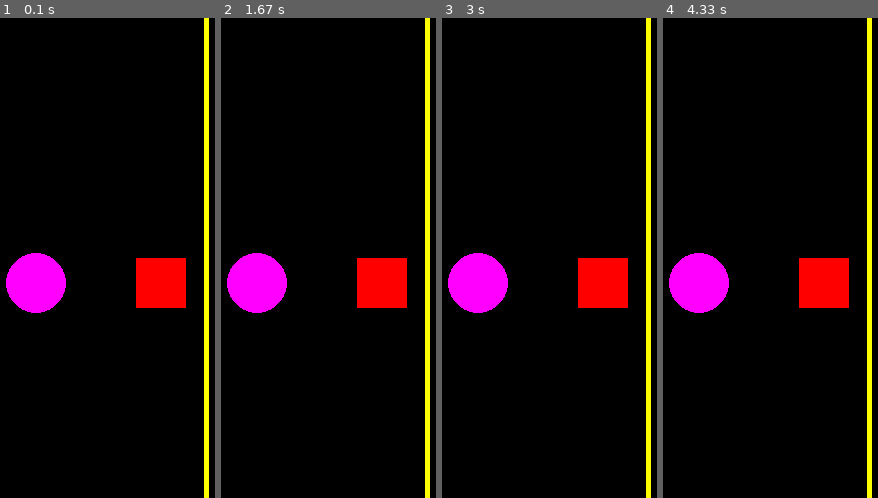
Above: before the commit, frames 1-4 (left to right).
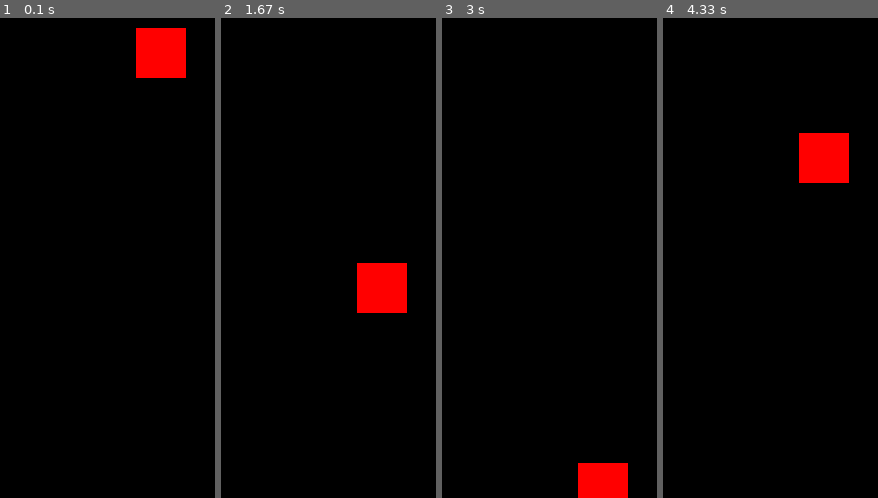
Above: after the commit, the same moments.

Repository: guilhermesaul/pygame
Game: pygame game, started from conteúdo/joao tinti/ex001.py
Same seed, same stepped clock (60 frames per second), same inputs: the game is played once before the commit and once after it.
Inputs:
- Up to frame 1 (0.1 s): no input
- Up to frame 2 (1.67 s): no input
- Up to frame 3 (3 s): no input
- Up to frame 4 (4.33 s): no input

The runs differ from the first frame. In frame 1, 9.9% of the frame differs, in the area x 2-98%, y 0-100%; in frame 2, 5.5%; in frame 3, 9.1%; in frame 4, 9.9%.

Commit message:
colocando FPS e botando o quadrado pra se mover

Diff:
--- a/conteúdo/joao tinti/ex001.py
+++ b/conteúdo/joao tinti/ex001.py
@@ -6,18 +6,22 @@
 
 largura = 640
 altura = 480
+x = largura/2
+y = 0
 
 tela = pygame.display.set_mode((largura, altura))
+pygame.display.set_caption("Jogo")
+relogio = pygame.time.Clock() # função para conseguir definir o FPS
 
 while True:
-    # Calcular as regras:
-
+    # Calcular as regras
+    relogio.tick(30) # define o FPS
+    if y - 50 >= altura:
+        y = 0
+    y += 5
     # Pintar
     tela.fill((0, 0, 0))
-    pygame.display.set_caption("Jogo")
-    pygame.draw.circle(tela, (255, 0, 255), (220, 265), 30, 0)
-    pygame.draw.rect(tela, (255, 0, 0), (320, 240, 50, 50))
-    pygame.draw.line(tela, (255, 255, 0), (390, 0), (390, 600), 5)
+    pygame.draw.rect(tela, (255, 0, 0), (x, y, 50, 50))
     pygame.display.update()
 
     # Eventos
